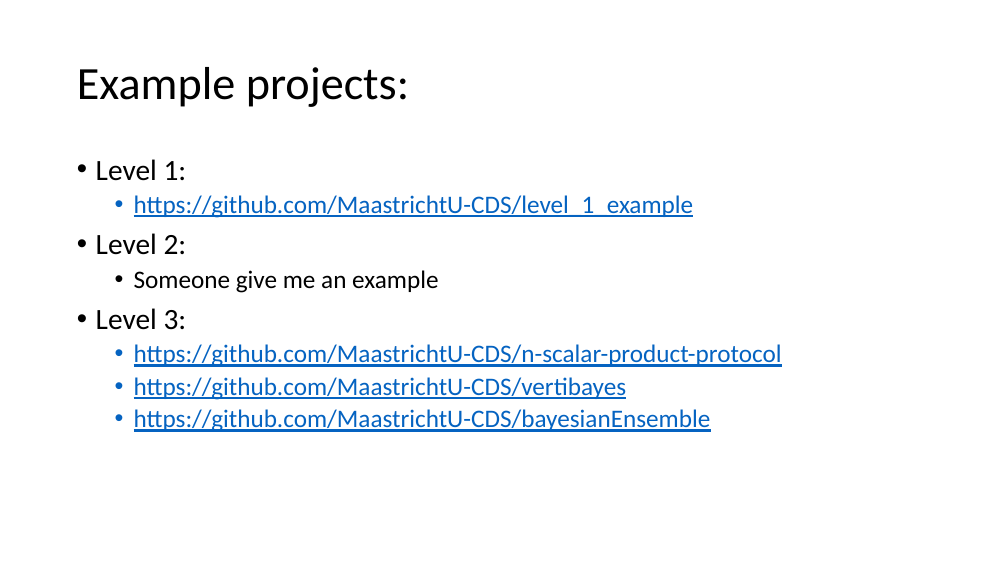
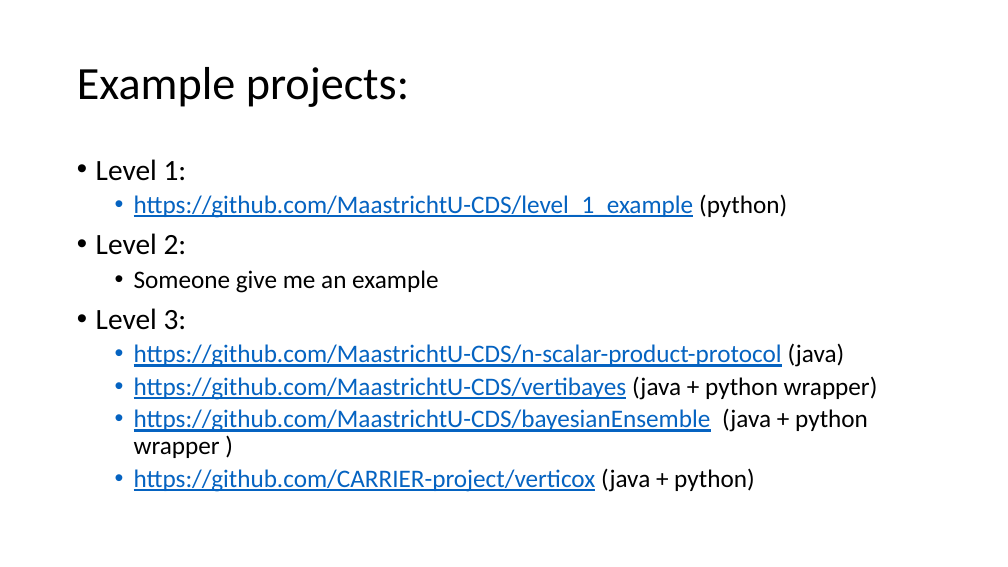
Before and after one commit to MaastrichtU-CDS/general_coding_practices, a slide deck: slide 5 of General Software Engineering/Levels of Software Projects.pptx. Drawn at 1008x567 pixels with LibreOffice and Linux fonts; fonts in the diff are those of the drawing. Boxes give left, top, right and bottom in pixels: in the first picture for what was removed or moved away, otherwise in the second. Text is boxed around its words. In the diff, an @@ line names an element or a change of style, - is before the commit and + after.

Commit message:
updated last slide

```diff
--- a/General Software Engineering/Levels of Software Projects.pptx
+++ b/General Software Engineering/Levels of Software Projects.pptx
@@ text at box(134, 194, 787, 218): text changed @@
-  • https://github.com/MaastrichtU-CDS/level_1_example
+  • https://github.com/MaastrichtU-CDS/level_1_example (python)
@@ text at box(134, 343, 878, 492): text changed @@
-  • https://github.com/MaastrichtU-CDS/n-scalar-product-protocol
-  • https://github.com/MaastrichtU-CDS/vertibayes
-  • https://github.com/MaastrichtU-CDS/bayesianEnsemble
+  • https://github.com/MaastrichtU-CDS/n-scalar-product-protocol (java)
+  • https://github.com/MaastrichtU-CDS/vertibayes (java + python wrapper)
+  • https://github.com/MaastrichtU-CDS/bayesianEnsemble (java + python wrapper )
+  • https://github.com/CARRIER-project/verticox (java + python)
```
